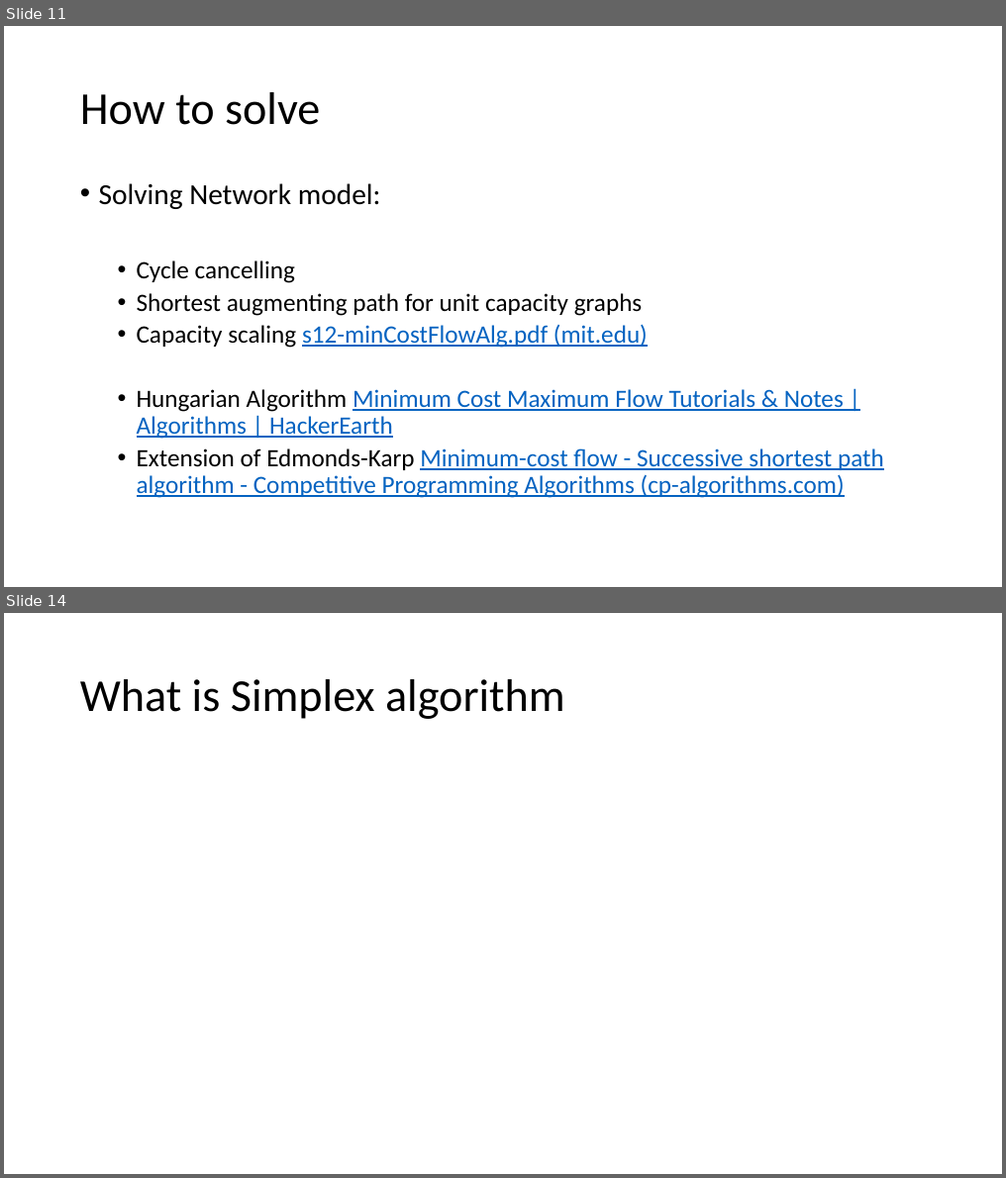
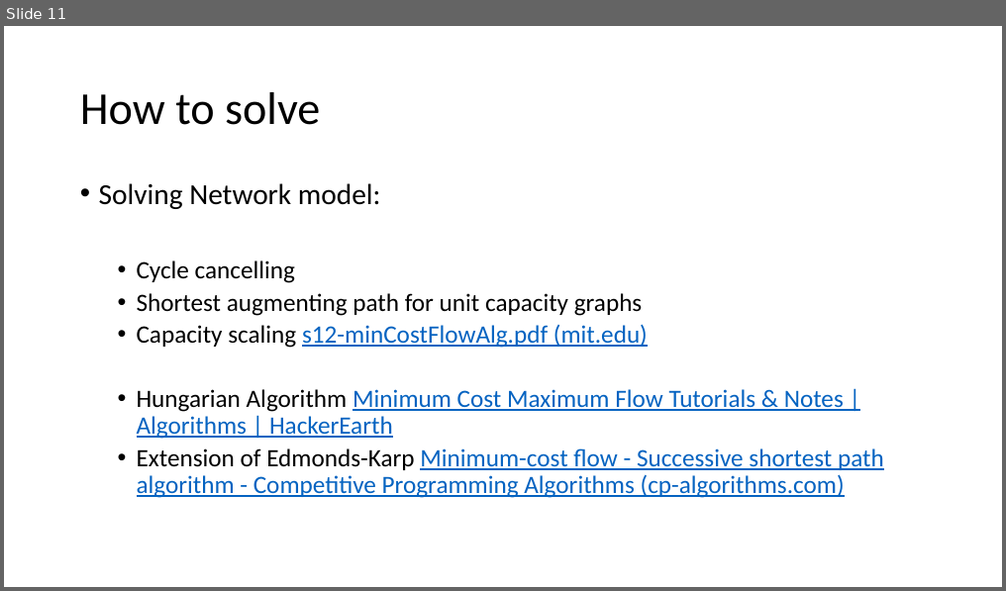
Before and after one commit to anirudhakulkarni/Parallel-MCMF-at-IISc-Research, a slide deck: week-3.pptx. Shown one above the other, each under a label of ours: slides 11 and 14 before the commit, slide 11 after it; the slides between them are not shown. The pictures are 1006x1178 and 1006x591 pixels, drawn with LibreOffice and Linux fonts; fonts in the diff are those of the drawing. Boxes give left, top, right and bottom in pixels: in the first picture for what was removed or moved away, otherwise in the second. Text is boxed around its words. In the diff, an @@ line names an element or a change of style, - is before the commit and + after.

```diff
--- a/week-3.pptx
+++ b/week-3.pptx
@@ slide 14 removed at bbox=[4, 613, 1002, 1174], background #FFFFFF @@
@@ title removed at bbox=[80, 679, 565, 719] @@
-What is Simplex algorithm
```
Also in this commit, not shown: 6 slides changed, 2 slides added, 4 other slides removed, 24 other files.
